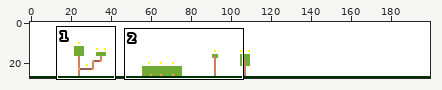
Edited in one commit: sprite sheet (assets/levels/level1.png). Above: a wide view before the commit, with the close-up outlined.
Close-up. Before the commit:
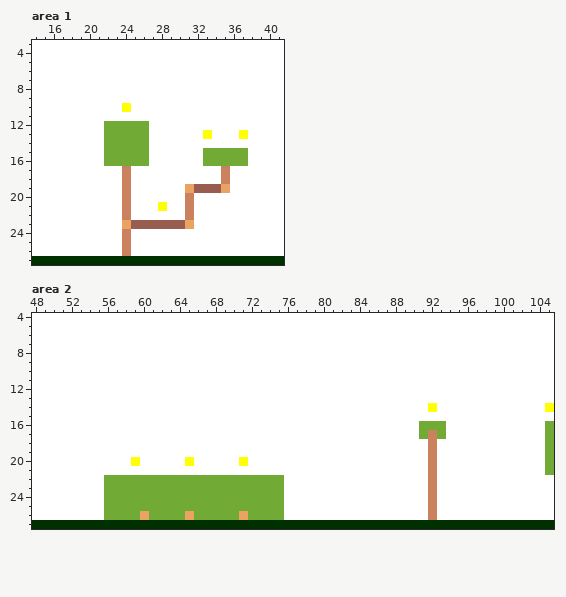
The file is 200x28 pixels. Shown: area 1: x 14..41, y 3..27; area 2: x 48..105, y 4..27.
The same view after the edit:
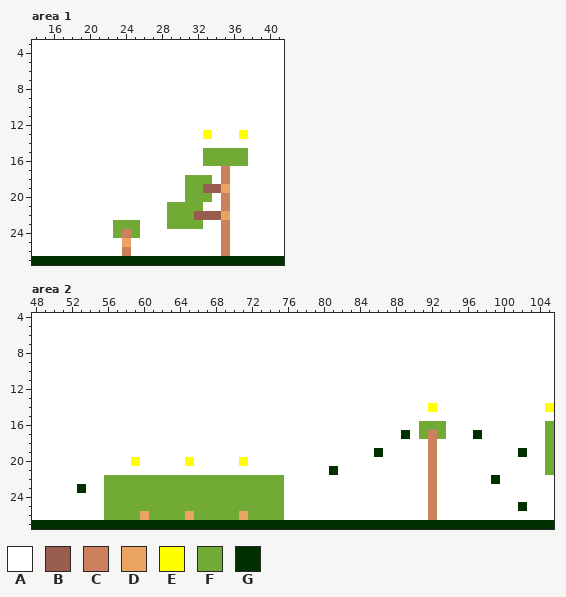
Palette (. is transparent): A #ffffff  B #995d4f  C #cb815e  D #eba364  E #ffff00  F #71aa34  G #002f00
Change:
Changed rows in their new state; - is an unchanged pixel.
Area 1:
first column x 22:
10 --A-----------
12 AAAAA---------
13 AAAAA---------
14 AAAAA---------
15 AAAAA---------
16 AAAAA---------
17 --A-----------
18 --A------FFF--
19 --A------FF---
20 --A------FFF-C
21 --A---AFFFF--C
22 --A----FFFBBBD
23 -FFFAAAFFFF--C
24 -F-F---------C
25 --D----------C
26 -------------C
Area 2:
first column x 53:
17 ------------------------------------G-------G-----
19 ---------------------------------G---------------G
21 ----------------------------G---------------------
22 ----------------------------------------------G---
23 G-------------------------------------------------
25 -------------------------------------------------G
Where, in picture pixels (left, top, right, bottom), the same in both close-ups:
changed: (104, 103, 230, 256)
changed: (329, 430, 410, 475)
changed: (473, 430, 482, 439)
changed: (491, 448, 527, 511)
changed: (77, 484, 86, 493)
